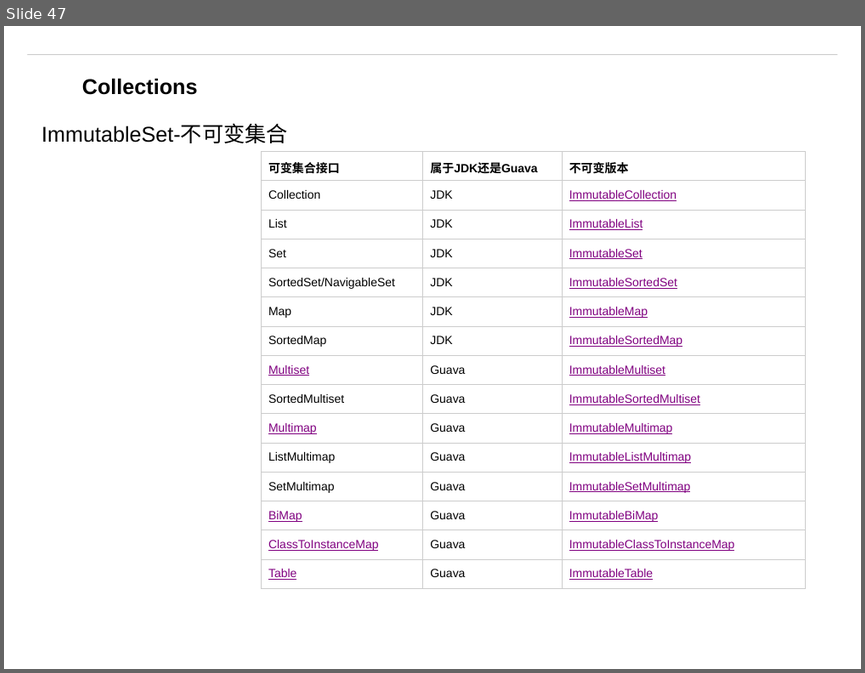
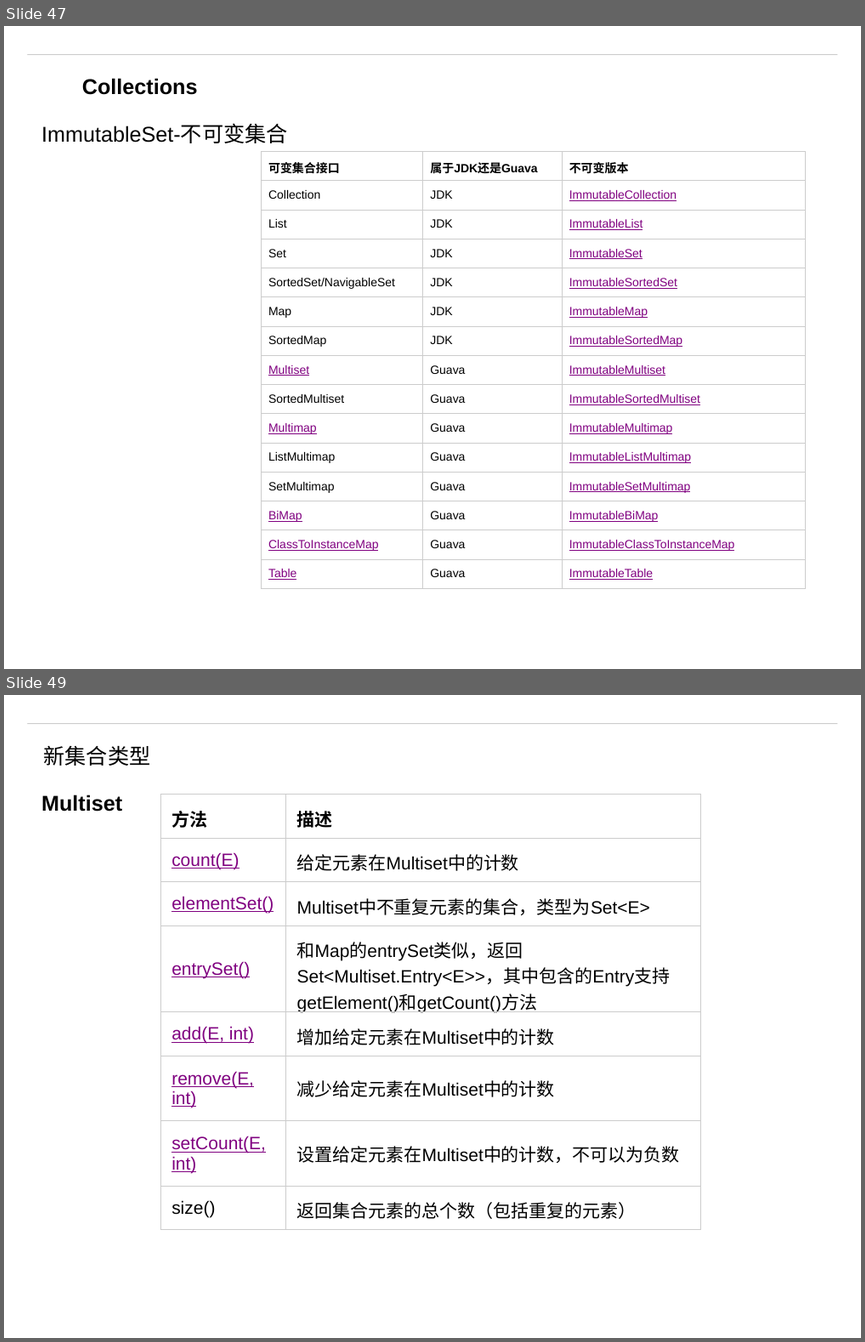
Before and after one commit to matt19870107/Guava, a slide deck: Guava.pptm. Shown one above the other, each under a label of ours: slide 47 before the commit, slides 47 and 49 after it; the slides between them are not shown. The pictures are 865x673 and 865x1342 pixels, drawn with LibreOffice and Linux fonts; fonts in the diff are those of the drawing; background and template pictures are left out. Boxes give left, top, right and bottom in pixels: in the first picture for what was removed or moved away, otherwise in the second. Text is boxed around its words. In the diff, an @@ line names an element or a change of style, - is before the commit and + after.

Commit message:
multiset

```diff
--- a/Guava.pptm
+++ b/Guava.pptm
@@ slide 49 added at (x1=4, y1=695, x2=861, y2=1338), background #FFFFFF; not listed: 1 template element that a slide beside it also shows @@
@@ text added at (x1=44, y1=746, x2=151, y2=766), 18 pt, text #000000 @@
+新集合类型
@@ text added at (x1=41, y1=794, x2=122, y2=811), 18 pt, text #000000, bold @@
+Multiset
@@ table added at (x1=160, y1=794, x2=701, y2=1230), 8 rows, 2 columns @@
+方法 | 描述
+count(E) | 给定元素在Multiset中的计数
+elementSet() | Multiset中不重复元素的集合，类型为Set<E>
+entrySet() | 和Map的entrySet类似，返回Set<Multiset.Entry<E>>，其中包含的Entry支持getElement()和getCount()方法
+add(E, int) | 增加给定元素在Multiset中的计数
+remove(E, int) | 减少给定元素在Multiset中的计数
+setCount(E, int) | 设置给定元素在Multiset中的计数，不可以为负数
+size() | 返回集合元素的总个数（包括重复的元素）
```
Also in this commit, not shown: 3 other slides added, 6 other files.
